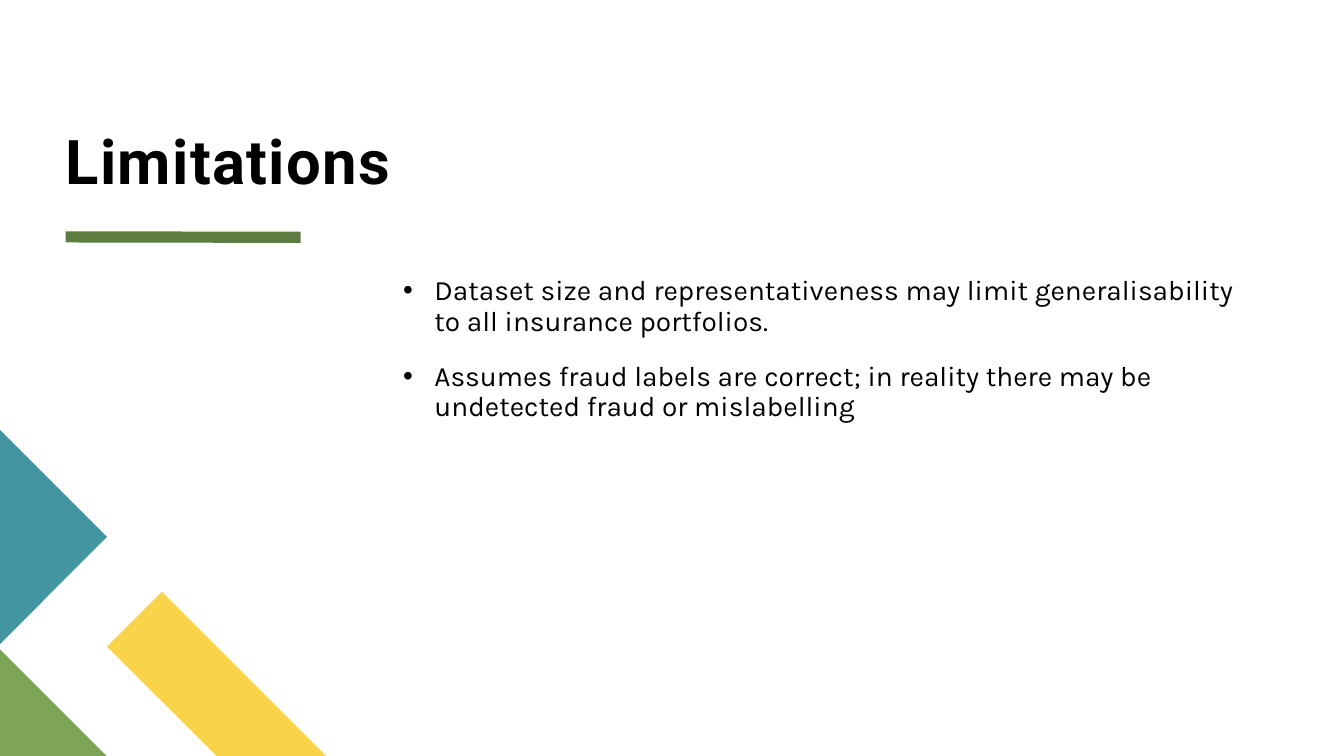
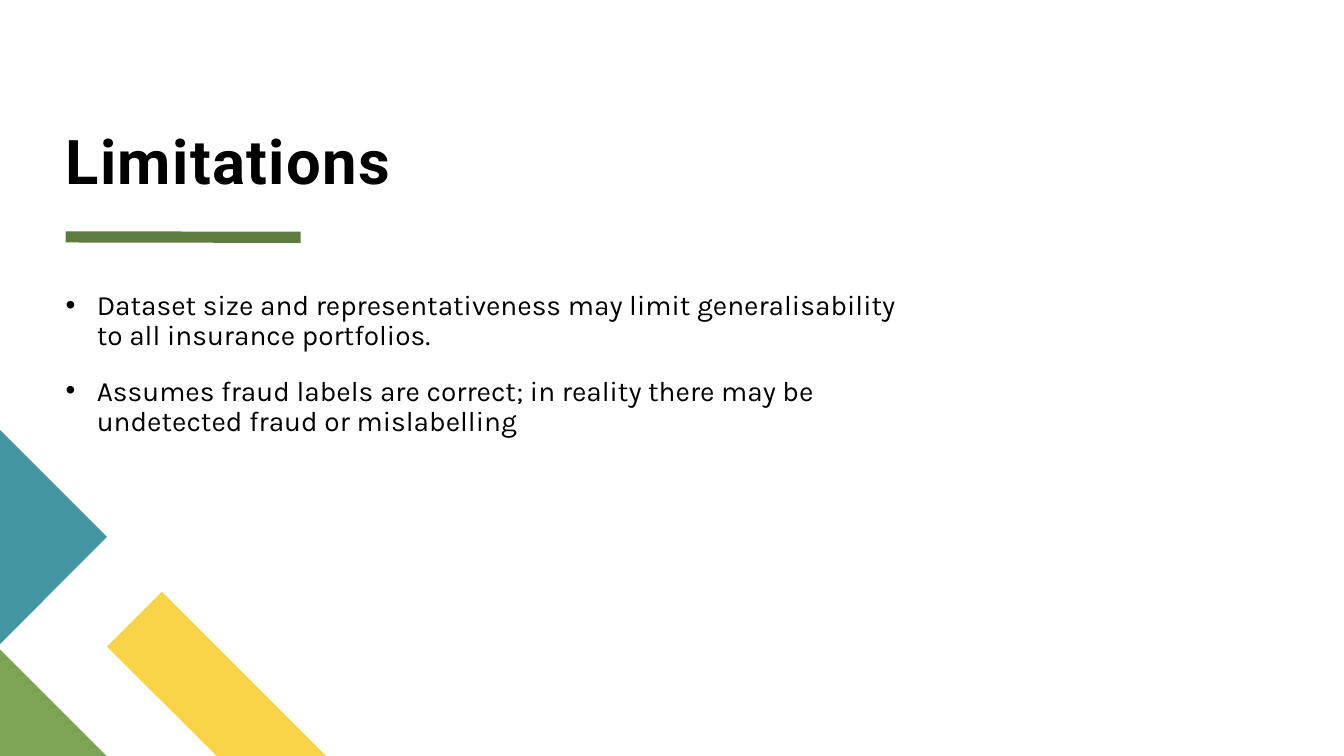
Before and after one commit to ADP777/Workplace-Project, a slide deck: slide 15 of CapStone Individual Project - A du Plooy.pptx (slide 14 before the commit). Drawn at 1344x756 pixels with LibreOffice and Linux fonts; fonts in the diff are those of the drawing. Boxes give left, top, right and bottom in pixels: in the first picture for what was removed or moved away, otherwise in the second. Text is boxed around its words. In the diff, an @@ line names an element or a change of style, - is before the commit and + after.

```diff
--- a/CapStone Individual Project - A du Plooy.pptx
+++ b/CapStone Individual Project - A du Plooy.pptx
@@ text "Dataset size and representativeness may ...": place and size @@
-text "Dataset size and representativeness may ..." at [434, 280, 1233, 423]
+text "Dataset size and representativeness may ..." at [97, 295, 895, 438]
```
Also in this commit, not shown: 11 other slides changed, 1 slide added, 2 other files.
